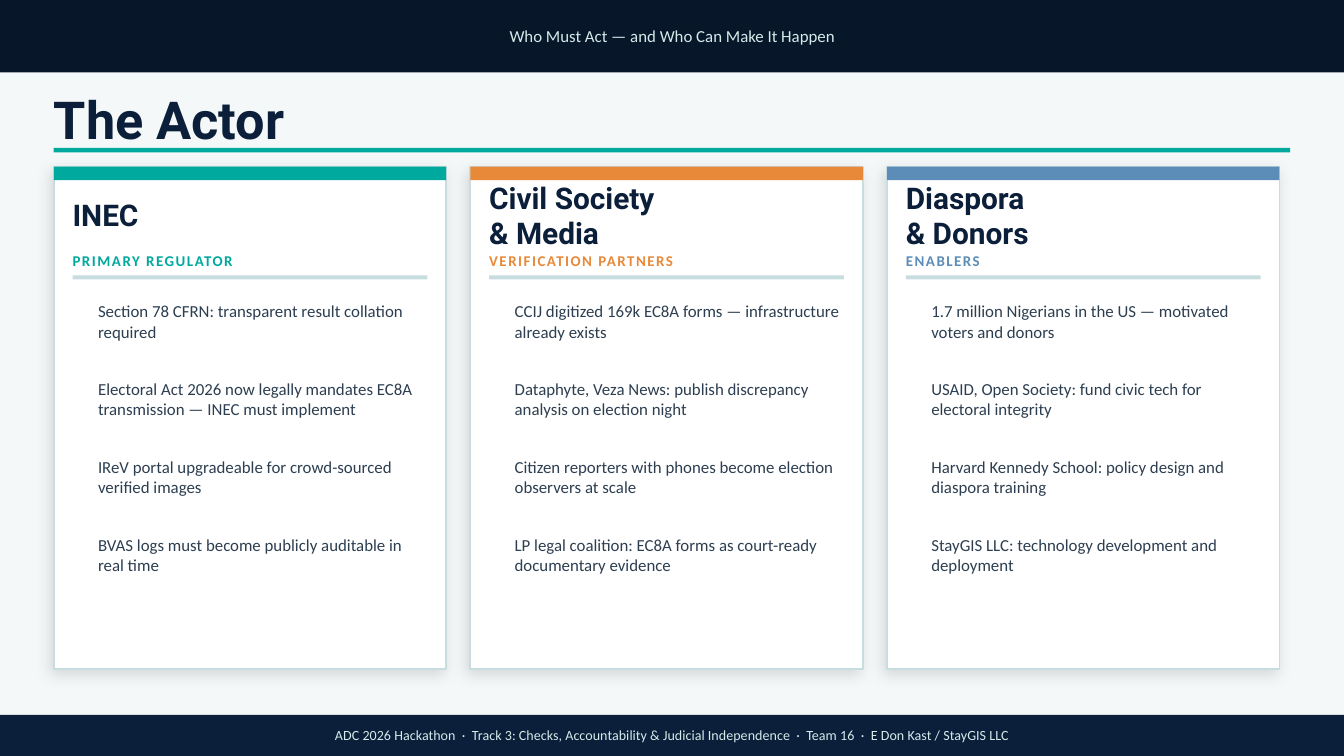
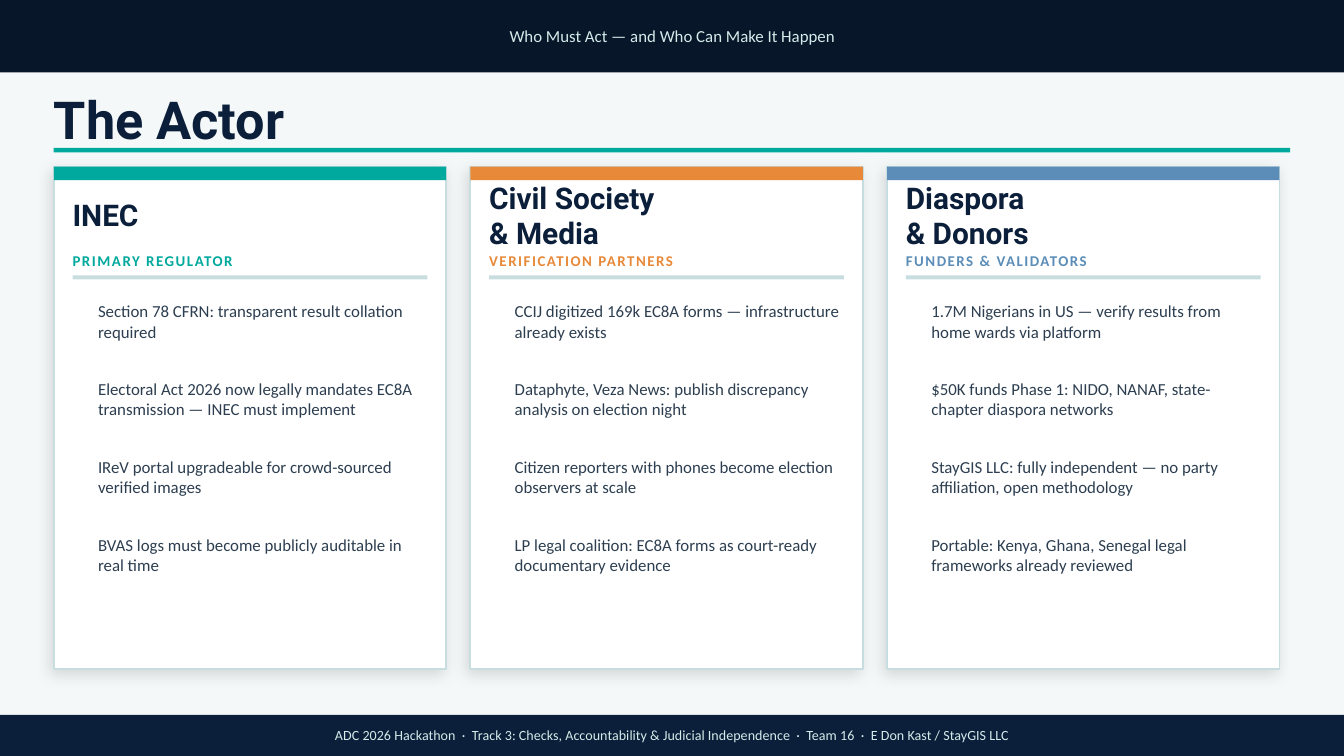
Before and after one commit to Nexus-Engineering-Planning/Nigeria-2023-election-OCR, a slide deck: slide 6 of ADC2026_Submission/submit/04_Slide_Deck.pptx. Drawn at 1344x756 pixels with LibreOffice and Linux fonts; fonts in the diff are those of the drawing. Boxes give left, top, right and bottom in pixels: in the first picture for what was removed or moved away, otherwise in the second. Text is boxed around its words. In the diff, an @@ line names an element or a change of style, - is before the commit and + after.

Commit message:
Refactor ADC2026 transcript: Enhance clarity and structure, update statistics, and improve presentation flow. Add detailed explanations of E Don Kast's functionality and implementation phases. Include Q&A section with prepared responses for anticipated questions.

```diff
--- a/ADC2026_Submission/submit/04_Slide_Deck.pptx
+++ b/ADC2026_Submission/submit/04_Slide_Deck.pptx
@@ text at [906, 246, 1261, 276]: text changed @@
-ENABLERS
+FUNDERS & VALIDATORS
@@ text at [931, 305, 1221, 341]: text changed @@
-1.7 million Nigerians in the US — motivated voters and donors
+1.7M Nigerians in US — verify results from home wards via platform
@@ text at [931, 383, 1211, 418]: text changed @@
-USAID, Open Society: fund civic tech for electoral integrity
+$50K funds Phase 1: NIDO, NANAF, state-chapter diaspora networks
@@ text at [931, 461, 1218, 496]: text changed @@
-Harvard Kennedy School: policy design and diaspora training
+StayGIS LLC: fully independent — no party affiliation, open methodology
@@ text at [931, 539, 1187, 574]: text changed @@
-StayGIS LLC: technology development and deployment
+Portable: Kenya, Ghana, Senegal legal frameworks already reviewed
```
Also in this commit, not shown: 4 other slides changed, 17 other files.
